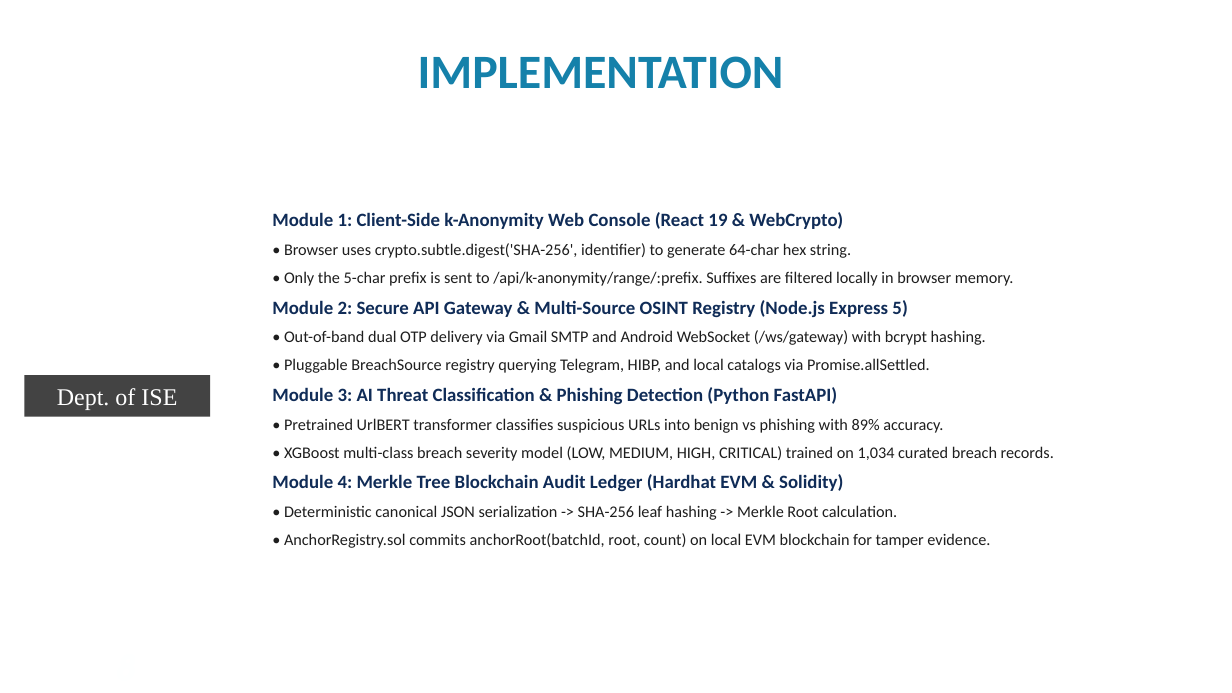
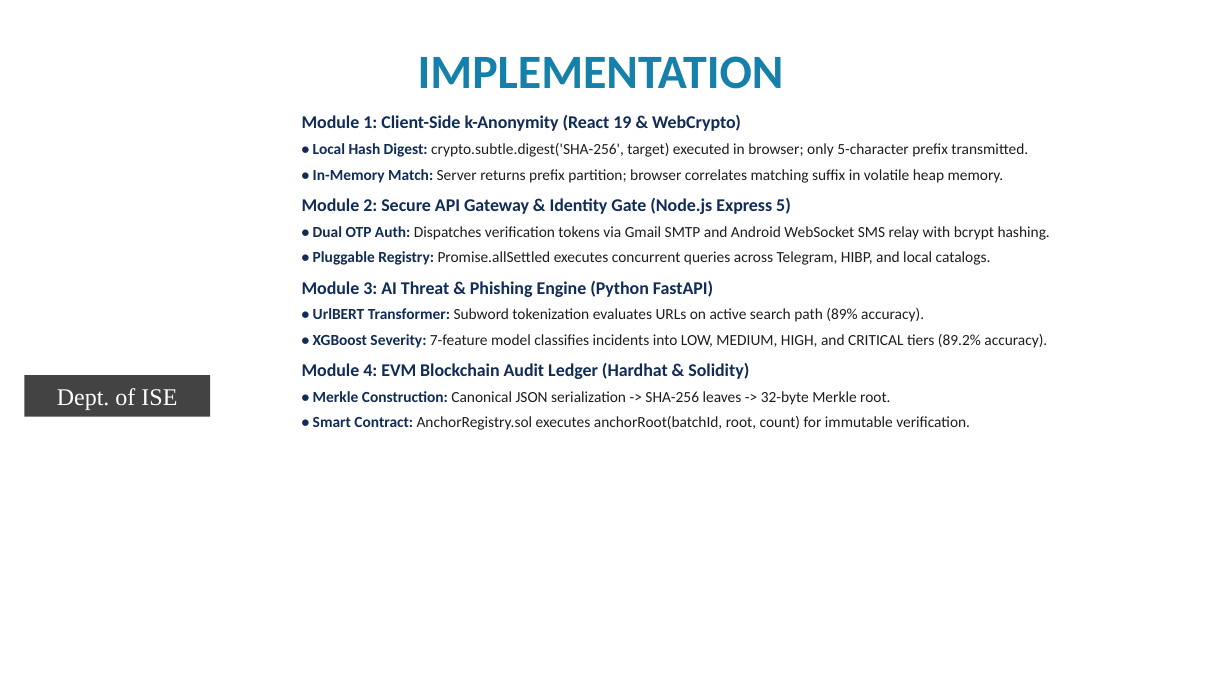
Before and after one commit to premkumarteli/OSINT-BreachShield, a slide deck: slide 8 of docs/Phase2/BreachShield_Final_Phase2_Presentation.pptx. Drawn at 1232x693 pixels with LibreOffice and Linux fonts; fonts in the diff are those of the drawing; background and template pictures are left out. Boxes give left, top, right and bottom in pixels: in the first picture for what was removed or moved away, otherwise in the second. Text is boxed around its words. In the diff, an @@ line names an element or a change of style, - is before the commit and + after.

```diff
--- a/docs/Phase2/BreachShield_Final_Phase2_Presentation.pptx
+++ b/docs/Phase2/BreachShield_Final_Phase2_Presentation.pptx
@@ text at (302,115,1050,430): text changed; size 9.5 to 9 pt @@
-Module 1: Client-Side k-Anonymity Web Console (React 19 & WebCrypto)
-• Browser uses crypto.subtle.digest('SHA-256', identifier) to generate 64-char hex string.
-• Only the 5-char prefix is sent to /api/k-anonymity/range/:prefix. Suffixes are filtered locally in browser memory.
-Module 2: Secure API Gateway & Multi-Source OSINT Registry (Node.js Express 5)
-• Out-of-band dual OTP delivery via Gmail SMTP and Android WebSocket (/ws/gateway) with bcrypt hashing.
-• Pluggable BreachSource registry querying Telegram, HIBP, and local catalogs via Promise.allSettled.
-Module 3: AI Threat Classification & Phishing Detection (Python FastAPI)
-• Pretrained UrlBERT transformer classifies suspicious URLs into benign vs phishing with 89% accuracy.
-• XGBoost multi-class breach severity model (LOW, MEDIUM, HIGH, CRITICAL) trained on 1,034 curated breach records.
-Module 4: Merkle Tree Blockchain Audit Ledger (Hardhat EVM & Solidity)
-• Deterministic canonical JSON serialization -> SHA-256 leaf hashing -> Merkle Root calculation.
-• AnchorRegistry.sol commits anchorRoot(batchId, root, count) on local EVM blockchain for tamper evidence.
+Module 1: Client-Side k-Anonymity (React 19 & WebCrypto)
+• Local Hash Digest: crypto.subtle.digest('SHA-256', target) executed in browser; only 5-character prefix transmitted.
+• In-Memory Match: Server returns prefix partition; browser correlates matching suffix in volatile heap memory.
+Module 2: Secure API Gateway & Identity Gate (Node.js Express 5)
+• Dual OTP Auth: Dispatches verification tokens via Gmail SMTP and Android WebSocket SMS relay with bcrypt hashing.
+• Pluggable Registry: Promise.allSettled executes concurrent queries across Telegram, HIBP, and local catalogs.
+Module 3: AI Threat & Phishing Engine (Python FastAPI)
+• UrlBERT Transformer: Subword tokenization evaluates URLs on active search path (89% accuracy).
+• XGBoost Severity: 7-feature model classifies incidents into LOW, MEDIUM, HIGH, and CRITICAL tiers (89.2% accuracy).
+Module 4: EVM Blockchain Audit Ledger (Hardhat & Solidity)
+• Merkle Construction: Canonical JSON serialization -> SHA-256 leaves -> 32-byte Merkle root.
+• Smart Contract: AnchorRegistry.sol executes anchorRoot(batchId, root, count) for immutable verification.
```
Also in this commit, not shown: 14 other slides changed.
